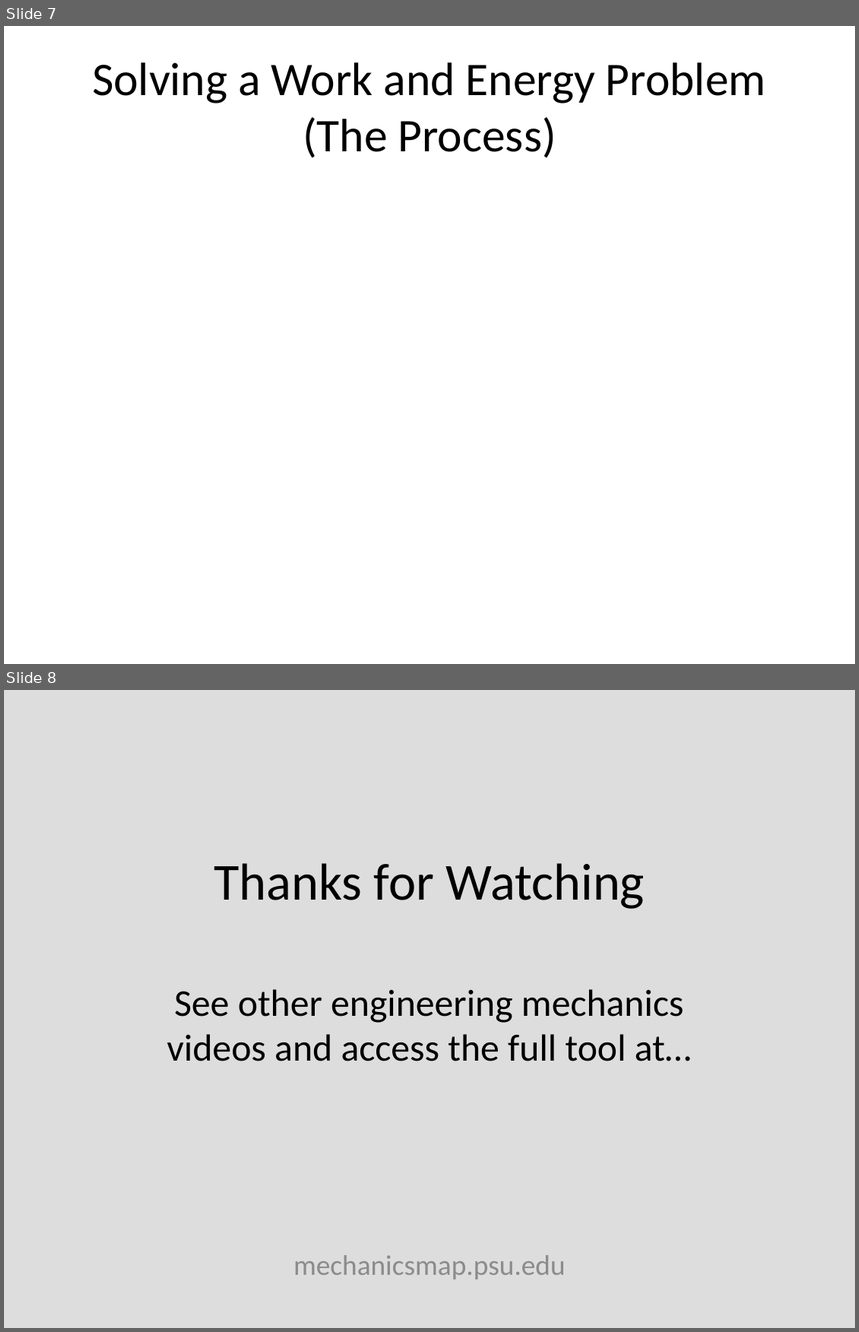
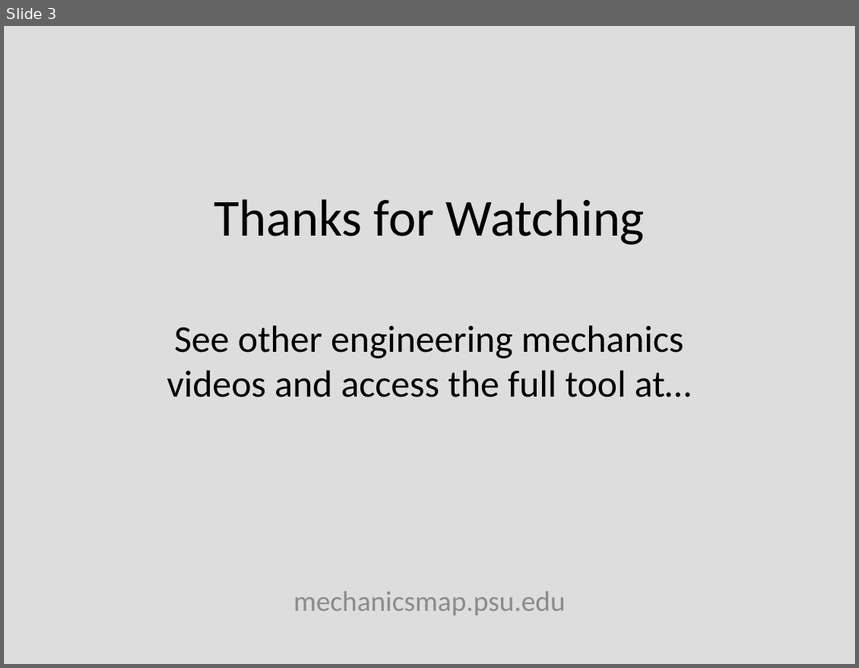
Before and after one commit to JacobMoore/mechanics_textbook, a slide deck: Lecture Slides/VideoLectureSlides/9.3.pptx. Shown one above the other, each under a label of ours: slides 7 and 8 before the commit, slide 3 after it. The pictures are 859x1332 and 859x668 pixels, drawn with LibreOffice and Linux fonts; fonts in the diff are those of the drawing; grey boxes stand for pictures; background and template pictures are left out. Boxes give left, top, right and bottom in pixels: in the first picture for what was removed or moved away, otherwise in the second. Text is boxed around its words. In the diff, an @@ line names an element or a change of style, - is before the commit and + after.

Commit message:
chapter 4 problem fix

```diff
--- a/Lecture Slides/VideoLectureSlides/9.3.pptx
+++ b/Lecture Slides/VideoLectureSlides/9.3.pptx
@@ slide 7 removed at (x1=4, y1=26, x2=855, y2=664), background #FFFFFF @@
@@ title removed at (x1=92, y1=62, x2=766, y2=158) @@
-Solving a Work and Energy Problem
-(The Process)
@@ what was slide 8 is now slide 3 @@
```
Also in this commit, not shown: 1 slide changed, 1 slide added, 7 other slides removed, 21 other files.
